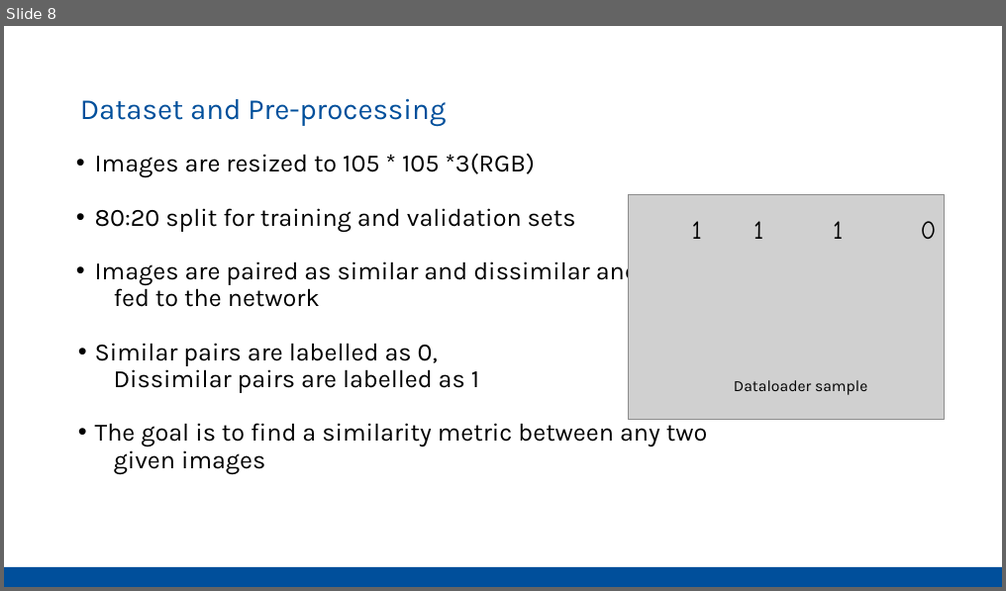
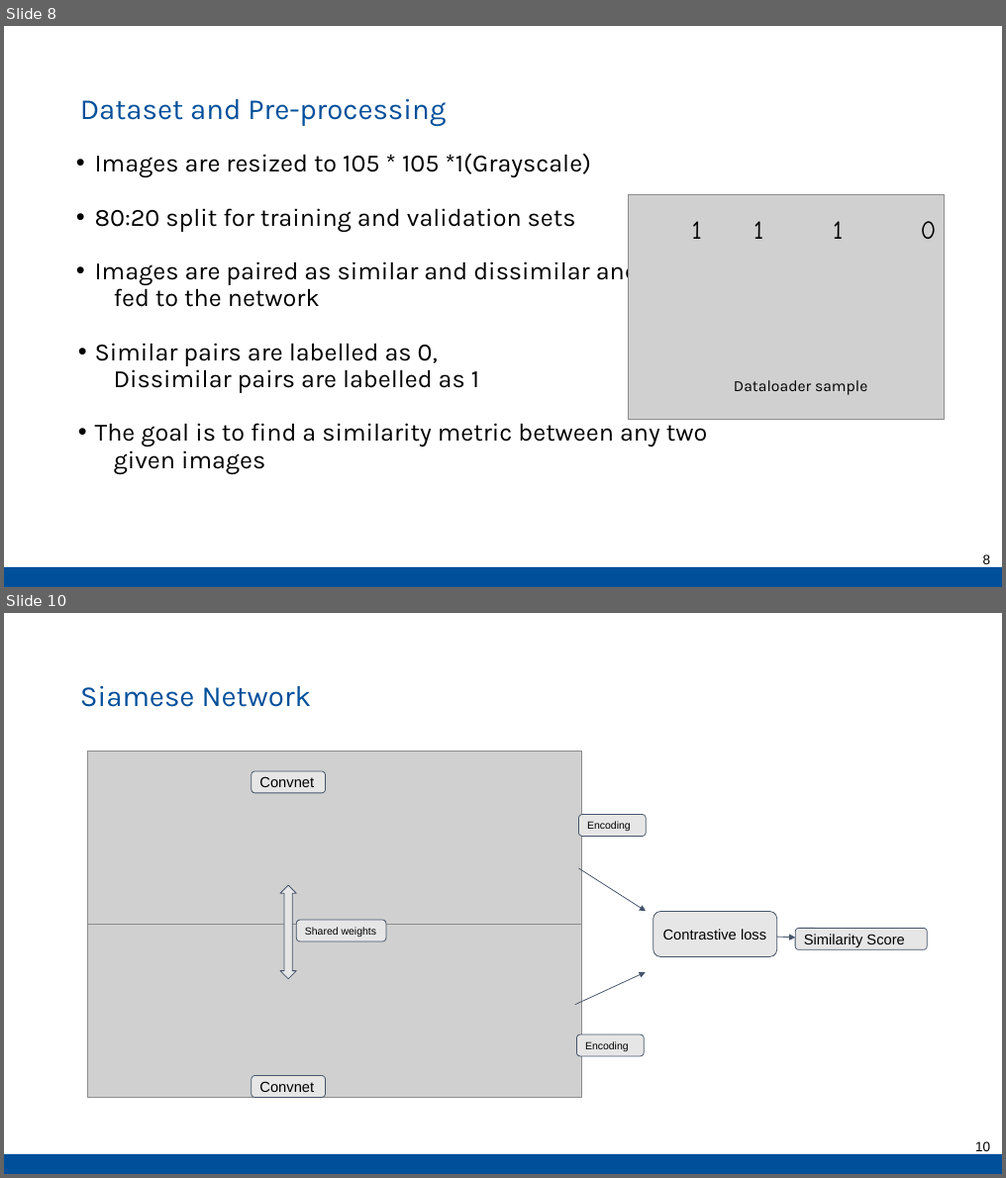
Before and after one commit to Pathi-rao/Image-Similarity-Estimation-using-Siamese-Neural-Networks, a slide deck: presentation.pptx. Shown one above the other, each under a label of ours: slide 8 before the commit, slides 8 and 10 after it; the slides between them are not shown. The pictures are 1006x591 and 1006x1178 pixels, drawn with LibreOffice and Linux fonts; fonts in the diff are those of the drawing; grey boxes stand for pictures. Boxes give left, top, right and bottom in pixels: in the first picture for what was removed or moved away, otherwise in the second. Text is boxed around its words. In the diff, an @@ line names an element or a change of style, - is before the commit and + after.

```diff
--- a/presentation.pptx
+++ b/presentation.pptx
@@ slide 10 added at (x1=4, y1=613, x2=1002, y2=1174), background #FFFFFF; not listed: 1 template element that a slide beside it also shows @@
@@ text added at (x1=80, y1=686, x2=312, y2=707), 28 pt, text #004F9B @@
+Siamese Network
@@ picture added at (x1=87, y1=752, x2=581, y2=925) @@
@@ rounded rectangle added at (x1=252, y1=771, x2=325, y2=793), fill #E7E6E6, outline #44546A 0.75 pt, 14 pt, text #000000 @@
+Convnet
@@ rounded rectangle added at (x1=579, y1=814, x2=647, y2=836), fill #E7E6E6, outline #44546A 0.75 pt, 10 pt, text #000000 @@
+Encoding
@@ arrow added from (579, 868) to (646, 911), #44546A 0.75 pt @@
@@ up down arrow added at (x1=280, y1=885, x2=297, y2=979), fill #E7E6E6, outline #44546A 0.75 pt @@
@@ picture added at (x1=87, y1=925, x2=581, y2=1097) @@
@@ rounded rectangle added at (x1=297, y1=920, x2=386, y2=942), fill #E7E6E6, outline #44546A 0.75 pt, 10 pt, text #000000 @@
+Shared weights
@@ rounded rectangle added at (x1=653, y1=912, x2=776, y2=958), fill #E7E6E6, outline #44546A 0.75 pt, 14 pt, text #000000 @@
+Contrastive loss
@@ arrow added from (777, 937) to (795, 938), #44546A 0.75 pt @@
@@ rounded rectangle added at (x1=795, y1=928, x2=927, y2=950), fill #E7E6E6, outline #44546A 0.75 pt, 14 pt, text #000000 @@
+Similarity Score
@@ arrow added from (575, 1004) to (646, 972), #44546A 0.75 pt @@
@@ rounded rectangle added at (x1=576, y1=1035, x2=645, y2=1057), fill #E7E6E6, outline #44546A 0.75 pt, 10 pt, text #000000 @@
+Encoding
@@ rounded rectangle added at (x1=252, y1=1075, x2=325, y2=1097), fill #E7E6E6, outline #44546A 0.75 pt, 14 pt, text #000000 @@
+Convnet
@@ page number added at (x1=975, y1=1142, x2=990, y2=1152), 13 pt, text #000000 @@
+10
@@ slide 8 changed as well @@
@@ text at (x1=95, y1=154, x2=592, y2=178): text changed @@
-• Images are resized to 105 * 105 *3(RGB)
+• Images are resized to 105 * 105 *1(Grayscale)
@@ page number added at (x1=983, y1=555, x2=991, y2=565), 13 pt, text #000000 @@
+8
```
Also in this commit, not shown: 7 other slides changed, 9 other slides added, 3 slides removed.
